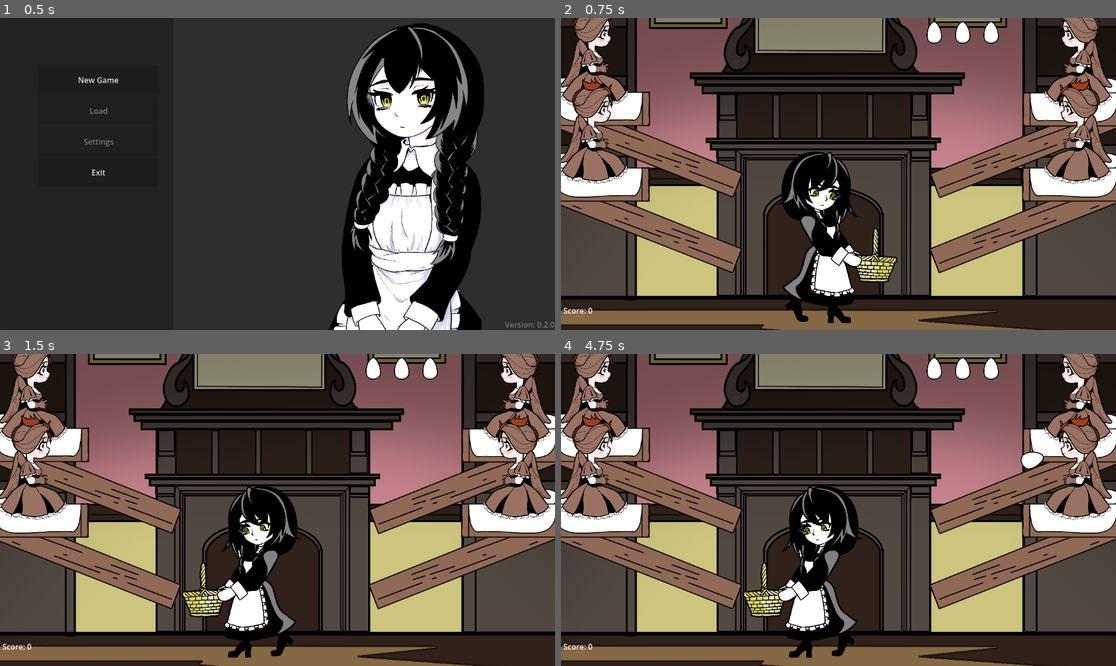
Above: before the commit, frames 1-4 (two rows, left to right).
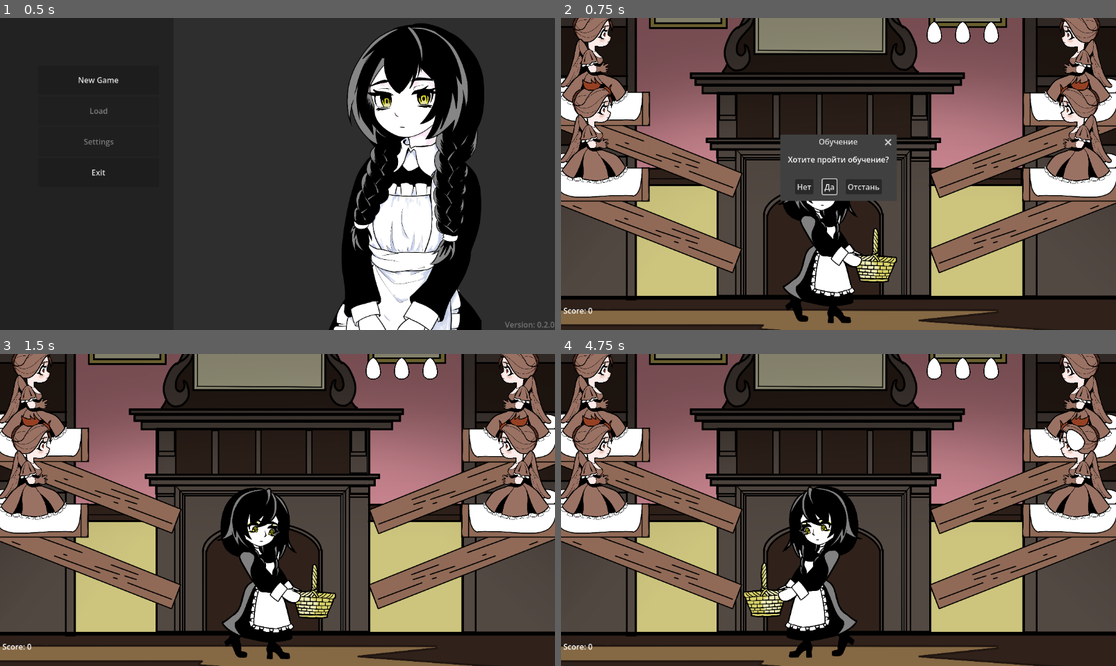
Above: after the commit, the same moments.

Repository: tenglor/alt-arcade
Game: Godot game, scene res://ui/main_menu/main_menu.tscn
Two runs of this game, one before a commit and one after it. Both use one fixed random seed, a clock stepped at 60 frames per second and the inputs below. The engine's default icon, where the game draws it, is replaced by a stand-in: a white triangle on a blue panel in a dark square.
Inputs (mouse positions are in pixels of both pictures, inside the frame that each line leads up to):
- Up to frame 1 (0.5 s): no input
- Up to frame 2 (0.75 s): click "New Game" at 0.5 s
- Up to frame 3 (1.5 s): click (244, 522) at 1.25 s, where only the run after the commit has a clickable "Нет"
- Up to frame 4 (4.75 s): tap Enter at 2, 3.5 s; move the mouse to (960, 494) at 2.02 s; click (960, 494) at 2.17 s; tap Space at 2.75 s; move the mouse to (727, 525) at 2.77 s; click (727, 525) at 2.92 s; move the mouse to (894, 441) at 3.52 s; click (894, 441) at 3.67 s; move the mouse to (810, 572) at 4.27 s; click (810, 572) at 4.42 s

Frame 1 is identical in both runs. In frame 2, 2.9% of the frame differs, in the area x 39-61%, y 37-59%; in frame 3, 5.0%, in the area x 32-61%, y 42-98%; in frame 4, 0.3%.

Commit message:
added new fireplace

Diff:
--- /dev/null
+++ b/objects/fireplace/fireplace.gd
@@ -0,0 +1,30 @@
+extends Node2D
+
+@onready var fire_light := $PointLight2D
+@onready var back_wall = $BackWall
+@onready var logs = $Firewood
+@onready var facade = $Facade
+@onready var particles = $GPUParticles2D
+var time
+
+
+# Called when the node enters the scene tree for the first time.
+func _ready() -> void:
+	time = 0
+	print("z_index: ", z_index)
+	print("Относительно ", z_as_relative)
+	print("back_wall", back_wall.z_index)
+	print("logs", logs)
+	print("facade", facade)
+	print("fire_light", fire_light)
+	print("fire_light.z_index", fire_light.z_index)
+	fire_light.range_layer_max = fire_light.z_index + z_index + 1
+	# update_z()
+
+
+# Called every frame. 'delta' is the elapsed time since the previous frame.
+func _process(delta: float) -> void:
+	time += delta
+	if(time > 0.1):
+		time = 0
+		fire_light.energy = 2.2 + randf() * 0.7
--- /dev/null
+++ b/objects/fireplace/fireplace.tscn
@@ -0,0 +1,73 @@
+[gd_scene format=3 uid="uid://dgv7ircsrqhb2"]
+
+[ext_resource type="Texture2D" uid="uid://d1cpyxikbjl1f" path="res://objects/fireplace/fireplace.png" id="1_pql33"]
+[ext_resource type="Script" uid="uid://bltrdd3syslpj" path="res://objects/fireplace/fireplace.gd" id="1_suy8n"]
+[ext_resource type="Texture2D" uid="uid://btodji6dl104u" path="res://effects/sparcles/sparcle2.png" id="2_nfcu3"]
+[ext_resource type="Texture2D" uid="uid://c22kbh1y6veip" path="res://effects/sparcles/sparcle1.png" id="3_aipkm"]
+[ext_resource type="Texture2D" uid="uid://dqle2ukqcwx01" path="res://objects/fireplace/firewood.png" id="5_ka42a"]
+
+[sub_resource type="ParticleProcessMaterial" id="ParticleProcessMaterial_aipkm"]
+particle_flag_align_y = true
+emission_shape = 1
+emission_sphere_radius = 22.08
+angle_min = -240.0
+angle_max = 278.7
+inherit_velocity_ratio = 10.0
+velocity_pivot = Vector3(0, 1, 0)
+direction = Vector3(0, -1, 0)
+spread = 78.353
+initial_velocity_min = 53.75
+initial_velocity_max = 274.16998
+angular_velocity_min = 0.9999839
+angular_velocity_max = 0.9999839
+gravity = Vector3(0, 98, 0)
+scale_min = 0.099999994
+scale_max = 0.29999998
+
+[node name="Fireplace" type="Node2D" unique_id=1526664572]
+script = ExtResource("1_suy8n")
+
+[node name="BackWall" type="ColorRect" parent="." unique_id=1747511767]
+z_index = -4
+offset_left = -125.0
+offset_top = -259.0
+offset_right = 130.0
+offset_bottom = -20.0
+color = Color(0.29308397, 0.16083726, 0.050374113, 1)
+
+[node name="PointLight2D" type="PointLight2D" parent="." unique_id=130431376]
+z_index = -2
+position = Vector2(2, -107.00001)
+scale = Vector2(4.109375, 4.40625)
+color = Color(1, 1, 0.05490196, 1)
+energy = 2.19
+range_z_max = -1
+texture = ExtResource("3_aipkm")
+
+[node name="Firewood" type="Sprite2D" parent="." unique_id=1174468438]
+z_index = -3
+position = Vector2(1, -176)
+scale = Vector2(0.265, 0.265)
+texture = ExtResource("5_ka42a")
+
+[node name="GPUParticles2D" type="GPUParticles2D" parent="." unique_id=1081945460]
+modulate = Color(1, 1, 0.29411766, 1)
+self_modulate = Color(1, 1, 0.9372549, 1)
+z_index = -1
+position = Vector2(0, -89)
+amount = 50
+texture = ExtResource("2_nfcu3")
+interp_to_end = 0.2
+preprocess = 0.74
+speed_scale = 0.5
+explosiveness = 0.8
+randomness = 1.0
+process_material = SubResource("ParticleProcessMaterial_aipkm")
+
+[node name="Facade" type="Sprite2D" parent="." unique_id=1844898354]
+position = Vector2(2.842171e-14, -179)
+scale = Vector2(0.2647223, 0.26472223)
+texture = ExtResource("1_pql33")
+
+[node name="Camera2D" type="Camera2D" parent="." unique_id=719304423]
+position = Vector2(-2, -207)
--- a/scenes/scene.gd
+++ b/scenes/scene.gd
@@ -2,12 +2,43 @@
 
 @onready var menu: Control = $UI/GameMenu
 @onready var score: Control = $UI/EndGameDialog
+@onready var tutorial_dialog := $UI/ConfirmationDialog
 var is_menu_open: bool = false
+signal _tutorial_offer_passed
+
+func _hard_cancel_tutorial(action: StringName):
+	PauseManager.resume_game()
+	Global.tutorial_offer = false
+	tutorial_dialog.visible = false
+	_tutorial_offer_passed.emit()
+
+func _jump_to_tutorial():
+	PauseManager.resume_game()
+	Global.load_scene(Global.tutorial_scene)
 
 # Called when the node enters the scene tree for the first time.
 func _ready() -> void:
+
+	if tutorial_dialog && Global.tutorial_offer:
+		PauseManager.pause_game()
+		PauseManager.add_ignore_pause(tutorial_dialog)
+		tutorial_dialog.visible = true
+		tutorial_dialog.title = "Обучение"
+		tutorial_dialog.dialog_text = "Хотите пройти обучение?"
+		tutorial_dialog.ok_button_text = "Да"
+		tutorial_dialog.cancel_button_text = "Нет"
+		tutorial_dialog.get_label().horizontal_alignment = HORIZONTAL_ALIGNMENT_CENTER
+		tutorial_dialog.add_button("Отстань", true, "hard_cancel_tutorial")
+		tutorial_dialog.popup_centered()
+		tutorial_dialog.confirmed.connect(_jump_to_tutorial)
+		tutorial_dialog.canceled.connect(_tutorial_offer_passed.emit)
+		tutorial_dialog.custom_action.connect(_hard_cancel_tutorial)
+
+		await _tutorial_offer_passed
+
+		PauseManager.resume_game()
+
 	DifficultyManager.init()
-
 	menu.closed.connect(close_menu)
 
 func _input(event: InputEvent) -> void:
--- a/scenes/test/test.tscn
+++ b/scenes/test/test.tscn
@@ -16,6 +16,7 @@
 script = ExtResource("1_5unt0")
 
 [node name="Background" type="Sprite2D" parent="." unique_id=922220610]
+z_index = -8
 position = Vector2(577.49994, 252.18753)
 scale = Vector2(0.39910156, 0.40332273)
 texture = ExtResource("2_saoeg")
--- a/ui/tutorial/tutorial.gd
+++ b/scenes/tutorial/tutorial.gd
@@ -104,6 +104,7 @@
 	click_zone.add_point(Vector2(get_viewport_rect().size.x / 2, 0))
 	click_zone.add_point(Vector2(get_viewport_rect().size.x / 2, get_viewport_rect().size.y / 2))
 	click_zone.add_point(Vector2(0, get_viewport_rect().size.y / 2))
+	click_zone.add_point(Vector2(0, 0))
 	click_area_show.add_child(click_zone)
 
 	var tween: Tween = create_tween()
--- a/ui/tutorial/tutorial.tscn
+++ b/scenes/tutorial/tutorial.tscn
@@ -1,9 +1,9 @@
 [gd_scene format=3 uid="uid://di2et85cyfr7q"]
 
-[ext_resource type="Script" uid="uid://caj2j8kv3y28w" path="res://ui/tutorial/tutorial.gd" id="1_tkdws"]
-[ext_resource type="Texture2D" uid="uid://brvjaah0ae7fh" path="res://scenes/test/background.png" id="2_8pb1l"]
-[ext_resource type="Texture2D" uid="uid://c22kbh1y6veip" path="res://effects/sparcles/sparcle1.png" id="3_104xa"]
-[ext_resource type="PackedScene" uid="uid://t0c05bt1vvyc" path="res://actors/player/player.tscn" id="4_xip1d"]
+[ext_resource type="Script" uid="uid://caj2j8kv3y28w" path="res://scenes/tutorial/tutorial.gd" id="1_g40di"]
+[ext_resource type="Texture2D" uid="uid://brvjaah0ae7fh" path="res://scenes/test/background.png" id="2_r23bs"]
+[ext_resource type="Texture2D" uid="uid://c22kbh1y6veip" path="res://effects/sparcles/sparcle1.png" id="3_pq3l0"]
+[ext_resource type="PackedScene" uid="uid://t0c05bt1vvyc" path="res://actors/player/player.tscn" id="4_g7eoy"]
 
 [sub_resource type="ParticleProcessMaterial" id="ParticleProcessMaterial_ilxo7"]
 emission_shape_scale = Vector3(0.03, 0.03, 0.03)
@@ -20,7 +20,7 @@
 size = Vector2(1153, 37)
 
 [node name="Tutorial" type="Node2D" unique_id=1707458278]
-script = ExtResource("1_tkdws")
+script = ExtResource("1_g40di")
 
 [node name="ClickAreaShow" type="CanvasLayer" parent="." unique_id=975053453]
 visible = false
--- a/scrips/Global.gd
+++ b/scrips/Global.gd
@@ -1,6 +1,7 @@
 extends Node
 
 var test_scene = "res://scenes/test/test.tscn"
+var tutorial_scene = "res://scenes/tutorial/tutorial.tscn"
 var main_menu  = "res://ui/main_menu/main_menu.tscn"
 
 var tutorial_offer = true
--- a/scrips/egg_generator.gd
+++ b/scrips/egg_generator.gd
@@ -9,6 +9,7 @@
 
 var rng = RandomNumberGenerator.new()
 var is_timeout = false
+
 
 # Called when the node enters the scene tree for the first time.
 func _ready() -> void:
Binary file added: effects/sparcles/sparcle2-1.png
Not shown, added: effects/sparcles/sparcle2-1.png.import
Binary file added: effects/sparcles/sparcle2.png
Not shown, added: effects/sparcles/sparcle2.png.import
Binary file added: effects/white.png
Not shown, added: effects/white.png.import
Not shown, added: objects/fireplace/fireplace.gd.uid
Binary file added: objects/fireplace/fireplace.png
Not shown, added: objects/fireplace/fireplace.png.import
Not shown, added: objects/fireplace/firewood.png.import
Renamed: ui/tutorial/tutorial.gd.uid -> scenes/tutorial/tutorial.gd.uid
Not shown: 2 places in scenes/tutorial/tutorial.tscn that only renumber resources
(and 1 more such lines)
